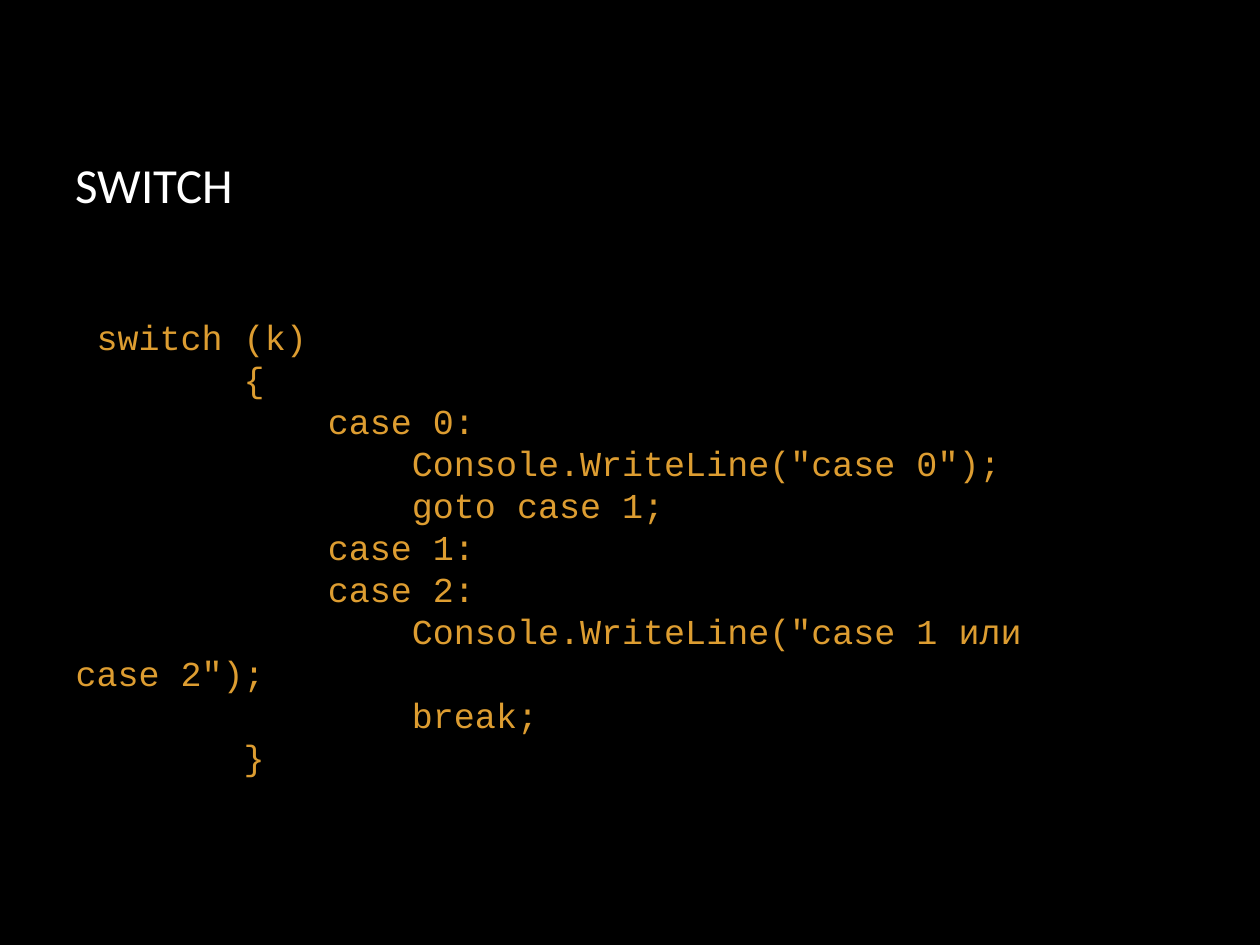
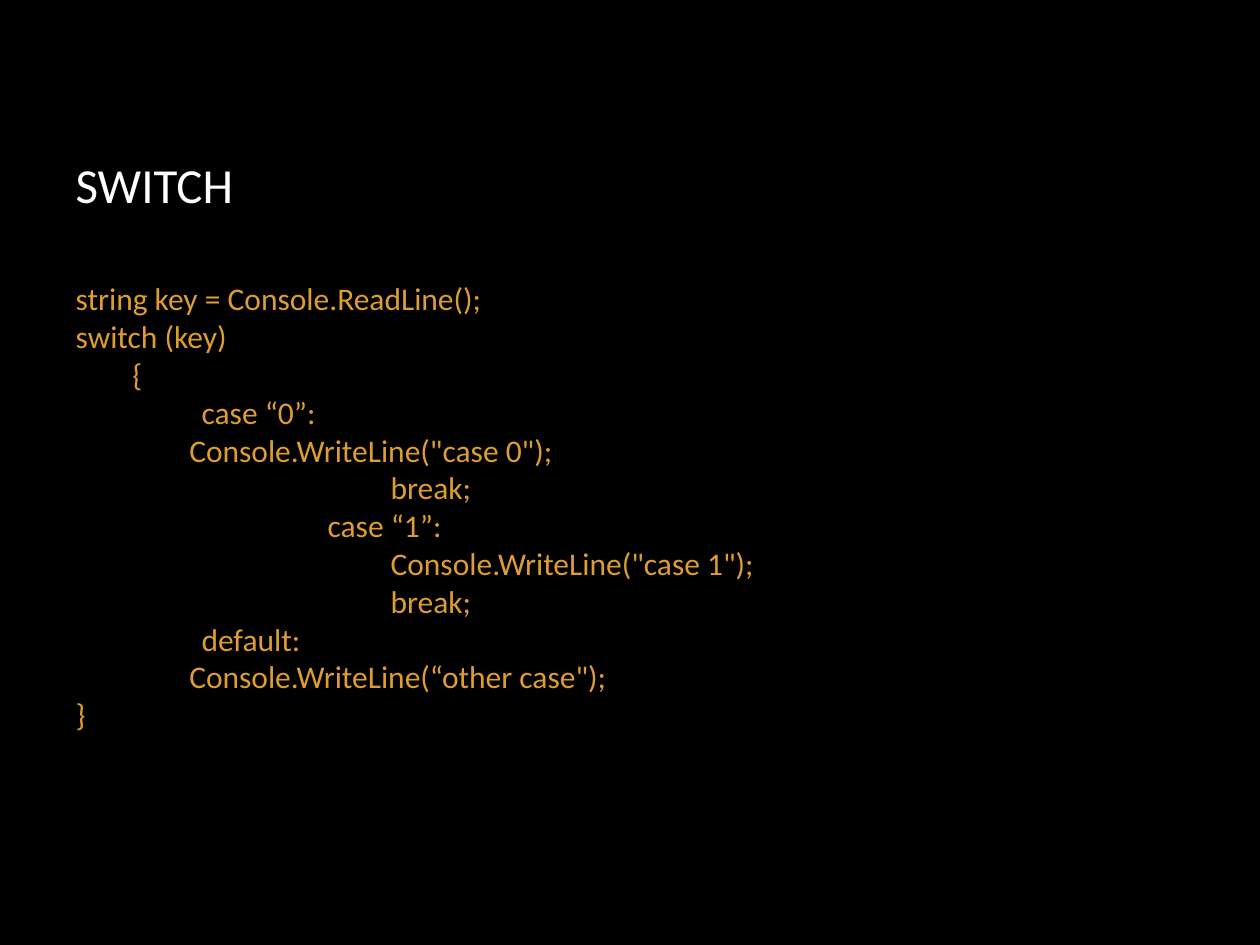
Before and after one commit to SunJohnson/Study, a slide deck: slide 22 of College/OP_09/2022-2/lectures/Лекция 2 Основы C#.pptx (slide 15 before the commit). Drawn at 1260x945 pixels with LibreOffice and Linux fonts; fonts in the diff are those of the drawing; background and template pictures are left out. Boxes give left, top, right and bottom in pixels: in the first picture for what was removed or moved away, otherwise in the second. Text is boxed around its words. In the diff, an @@ line names an element or a change of style, - is before the commit and + after.

Commit message:
update lecture 2

```diff
--- a/College/OP_09/2022-2/lectures/Лекция 2 Основы C#.pptx
+++ b/College/OP_09/2022-2/lectures/Лекция 2 Основы C#.pptx
@@ text "string key = Console.ReadLine();": place and size @@
-text "string key = Console.ReadLine();" at [76, 325, 1022, 735]
+text "string key = Console.ReadLine();" at [76, 287, 753, 692]
@@ text at [76, 287, 481, 353]: text changed; size 20 to 18 pt; font Courier New to Calibri @@
-switch (k)
+string key = Console.ReadLine();
+switch (key)
@@ text at [202, 401, 316, 425]: text changed; size 20 to 18 pt; font Courier New to Calibri @@
-case 0:
+case “0”:
@@ text at [189, 439, 552, 503]: size 20 to 18 pt, font Courier New to Calibri in "{", "Console.WriteLine("case 0");", "break;", "}" @@
@@ text at [76, 494, 1022, 694]: paragraphs removed @@
-goto case 1;
-case 1:
-case 2:
-Console.WriteLine("case 1 или case 2");
@@ text at [189, 514, 753, 692]: paragraphs added @@
+case “1”:
+Console.WriteLine("case 1");
+break;
+default:
+Console.WriteLine(“other case");
```
Also in this commit, not shown: 7 other slides changed, 13 slides added, 6 slides removed.
